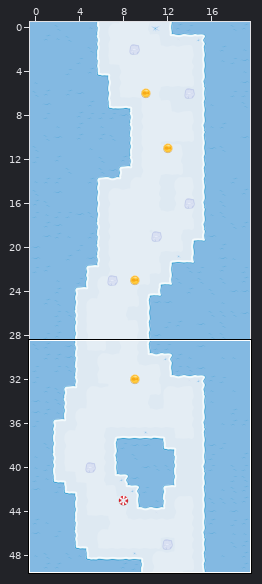
Tiled map -- android/assets/maps/blockB_A_1.tmx. The picture above shows the old version from afar; the outline marks the close-up.
Close-up. Old version:
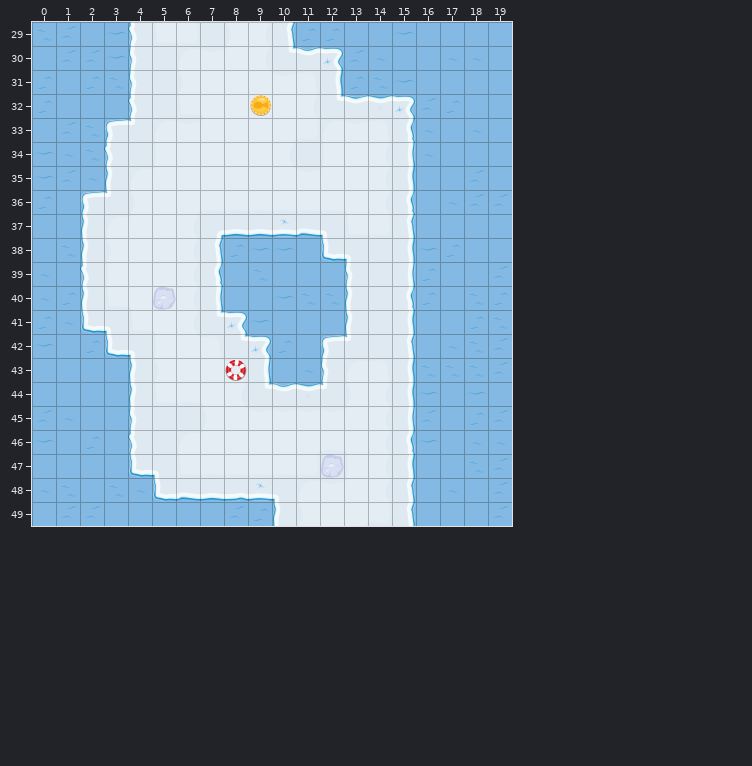
Cells are 160x160 px. Shown: x 0..19, y 29..49. The commit also changed other parts of the map, which this record leaves out.
And afterwards:
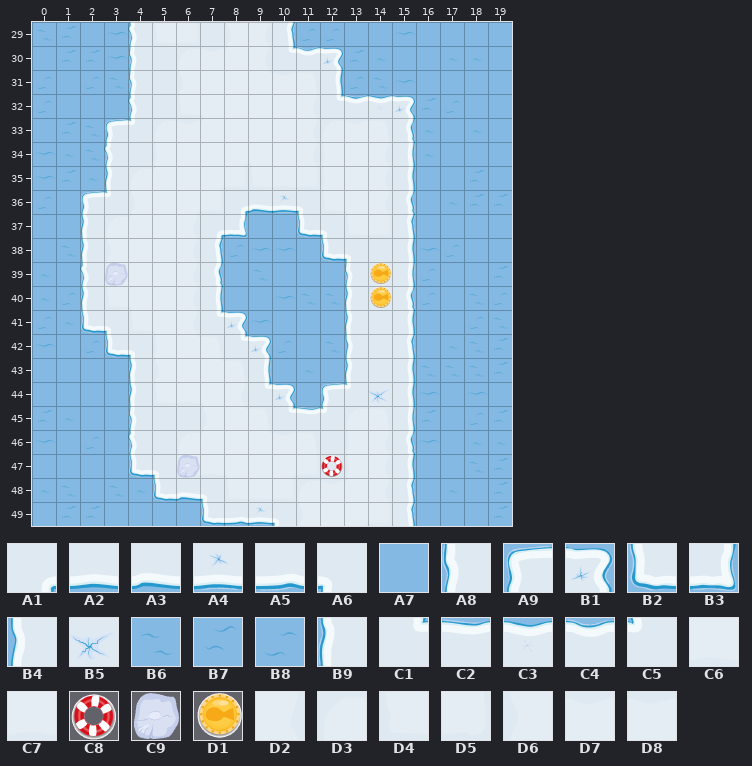
Key: from "Map v2": A1 0, A2 1, A3 2, A4 3, A5 4, A6 5, A7 11, A8 15, A9 22, B1 23, B2 32, B3 33, B4 35, B5 36, B6 41, B7 43, B8 44, B9 45, C1 50, C2 51, C3 52, C4 53, C5 55, C6 67, C7 68, C8 71, C9 72, D1 73, D2 76, D3 77, D4 87, D5 88, D6 89, D7 97, D8 98.
__ is an empty cell.
From old to new:
Layer "Floor":
Tile C7 gives way to tile A1 in row 36 at x 8.
Tile C7 gives way to tile A3 in row 36 at x 9.
Tile B8 gives way to tile A4 in row 49 at x 9.
Tile C7 gives way to tile A4 in row 36 at x 10.
Tile B7 gives way to tile A5 in row 49 at x 8.
Tile A2 gives way to tile A6 in row 48 at x 7.
Tile B9 gives way to tile A6 in row 49 at x 10.
Tile C6 gives way to tile A6 in row 36 at x 11.
Tile A2 gives way to tile A7 in row 37 at x 9.
Tile A4 gives way to tile A7 in row 37 at x 10.
Tile A8 gives way to tile A7 in row 43 at x 12.
Tile C3 gives way to tile A7 in row 44 at x 11.
Tile C5 gives way to tile A9 in row 44 at x 12.
Tile C4 gives way to tile B1 in row 44 at x 10.
Tile A3 gives way to tile B2 in row 37 at x 11.
Tile A7 gives way to tile B2 in row 49 at x 7.
Tile A2 gives way to tile B3 in row 37 at x 8.
Tile C5 gives way to tile B4 in row 42 at x 13.
Tile D2 gives way to tile B5 in row 44 at x 14.
Tile A9 gives way to tile B6 in row 42 at x 12.
Tile D3 gives way to tile B9 in row 43 at x 13.
Tile D7 gives way to tile C1 in row 45 at x 10.
Tile D8 gives way to tile C2 in row 45 at x 11.
Tile D6 gives way to tile C5 in row 44 at x 13.
Tile D7 gives way to tile C5 in row 45 at x 12.
Tile A4 gives way to tile C6 in row 48 at x 9.
Tile A5 gives way to tile D4 in row 48 at x 8.
Tile A6 gives way to tile D5 in row 48 at x 10.
Layer "PickUps":
The edit adds tile C8 in row 47 at x 12.
The edit adds tile D1 in rows 39 to 40 at x 14.
The edit erases tile C8 in row 43 at x 8.
The edit erases tile D1 in row 32 at x 9.
Layer "Obstacles":
The edit adds tile C9 in row 39 at x 3; in row 47 at x 6.
The edit erases tile C9 in row 40 at x 5; in row 47 at x 12.
